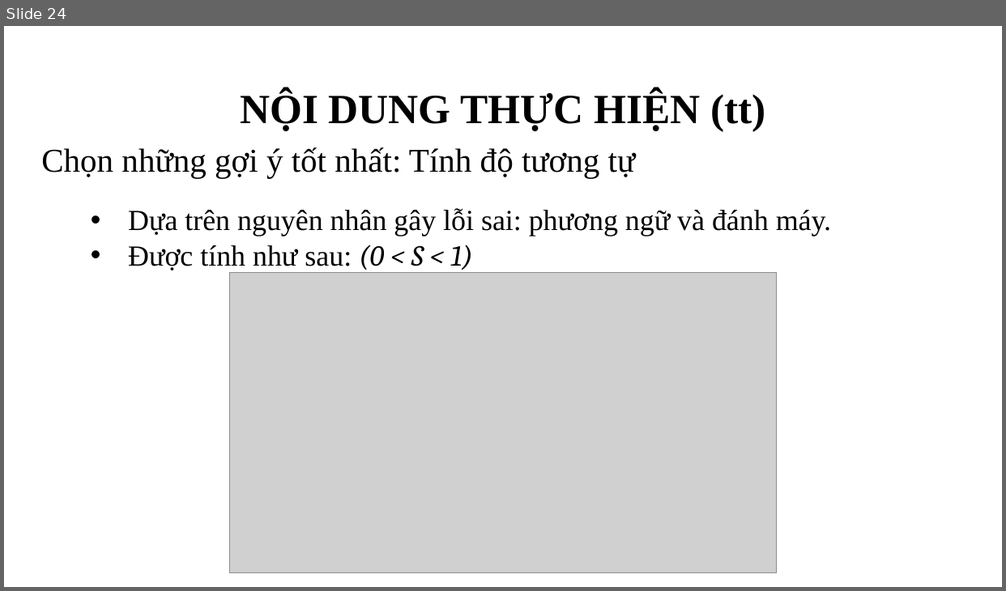
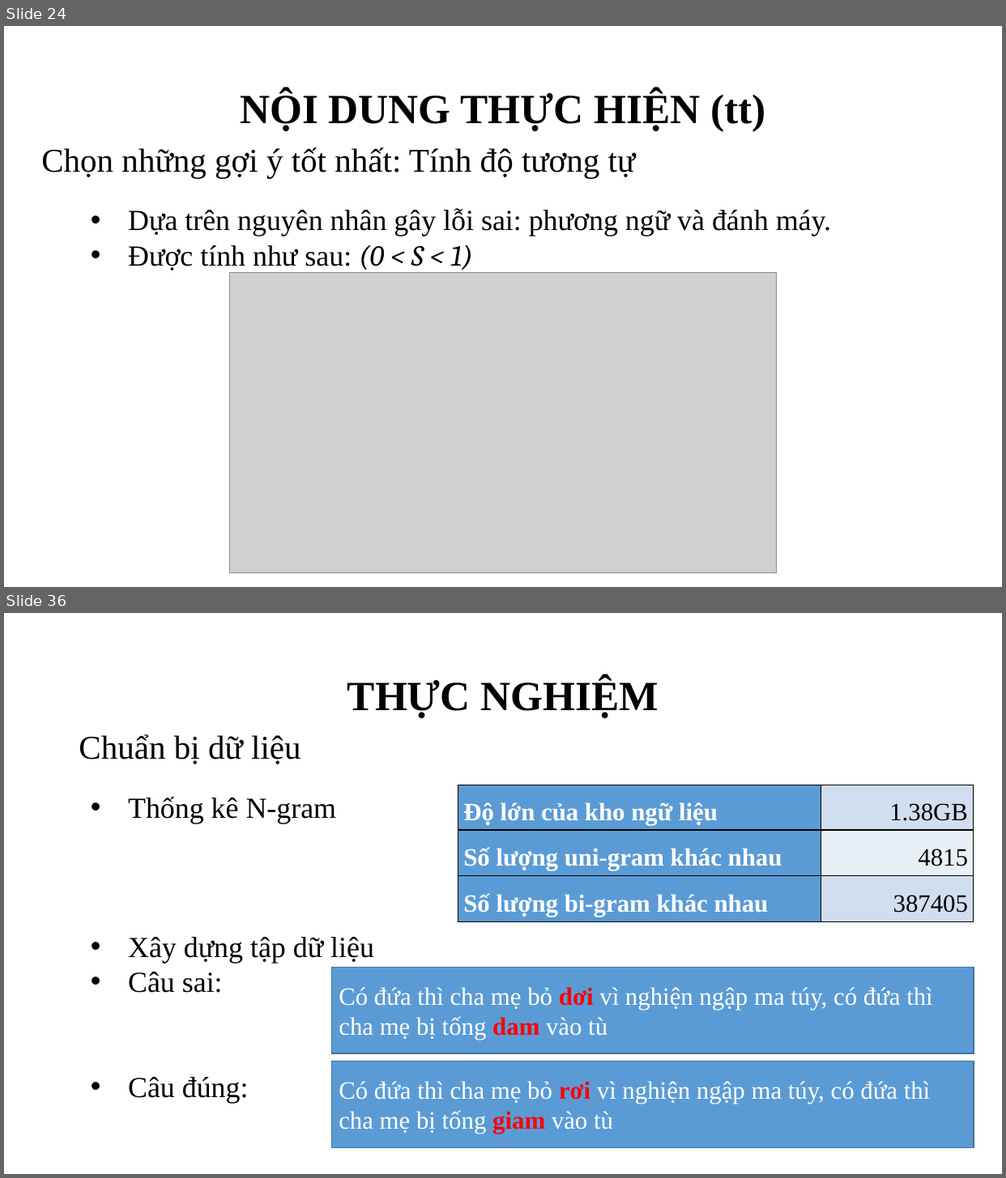
Before and after one commit to thanle95/Thesis_VietnameseCheckingSpelling, a slide deck: present.pptx. Shown one above the other, each under a label of ours: slide 24 before the commit, slides 24 and 36 after it; the slides between them are not shown. The pictures are 1006x591 and 1006x1178 pixels, drawn with LibreOffice and Linux fonts; fonts in the diff are those of the drawing; grey boxes stand for pictures; background and template pictures are left out. Boxes give left, top, right and bottom in pixels: in the first picture for what was removed or moved away, otherwise in the second. Text is boxed around its words. In the diff, an @@ line names an element or a change of style, - is before the commit and + after.

```diff
--- a/present.pptx
+++ b/present.pptx
@@ slide 36 added at (4,613,1002,1174), background picture (left out) @@
@@ title added at (347,678,658,718), 40 pt, text #000000, bold @@
+THỰC NGHIỆM
@@ text added at (79,735,301,764), 32 pt, text #000000 @@
+  Chuẩn bị dữ liệu
@@ text added at (128,797,374,1103), 28 pt, text #000000 @@
+• Thống kê N-gram
+• Xây dựng tập dữ liệu
+• Câu sai:
+• Câu đúng:
@@ table added at (458,786,974,920), 3 rows, 2 columns @@
+Độ lớn của kho ngữ liệu | 1.38GB
+Số lượng uni-gram khác nhau | 4815
+Số lượng bi-gram khác nhau | 387405
@@ rectangle added at (332,968,974,1054), fill #5B9BD5, outline #43739E 1 pt, 24 pt, text #FFFFFF @@
+Có đứa thì cha mẹ bỏ dơi vì nghiện ngập ma túy, có đứa thì cha mẹ bị tống dam vào tù
@@ rectangle added at (331,1062,974,1148), fill #5B9BD5, outline #43739E 1 pt, 24 pt, text #FFFFFF @@
+Có đứa thì cha mẹ bỏ rơi vì nghiện ngập ma túy, có đứa thì cha mẹ bị tống giam vào tù
```
Also in this commit, not shown: 10 slides changed, 13 other slides added, 1 slide removed, 2 other files.
